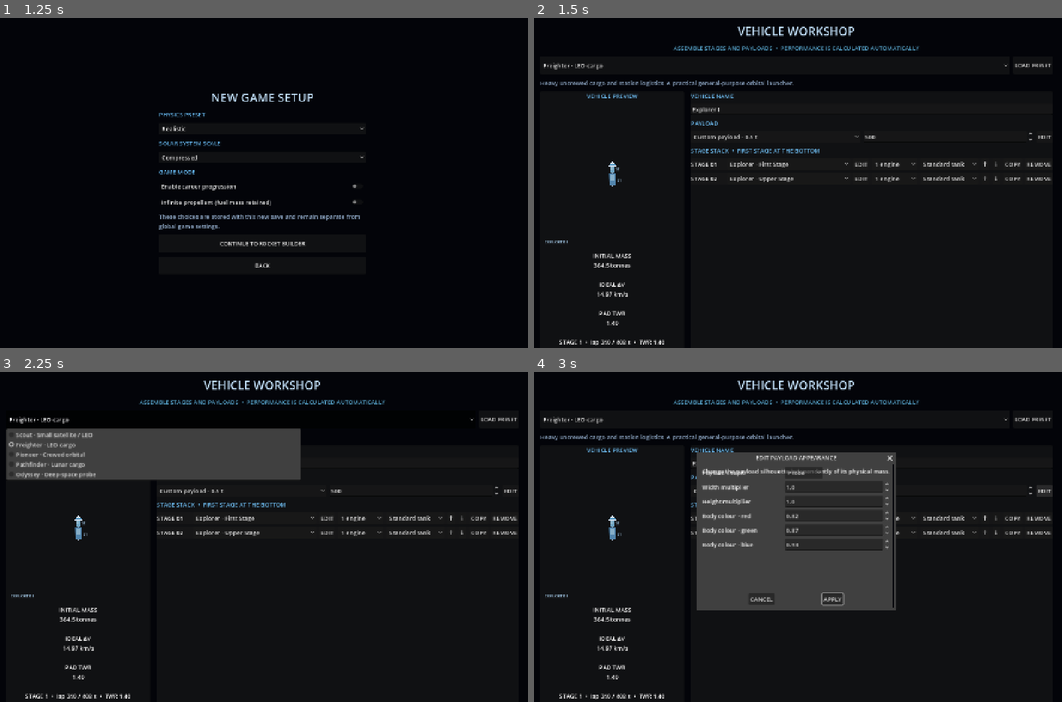
Above: before the commit, frames 1-4 (two rows, left to right).
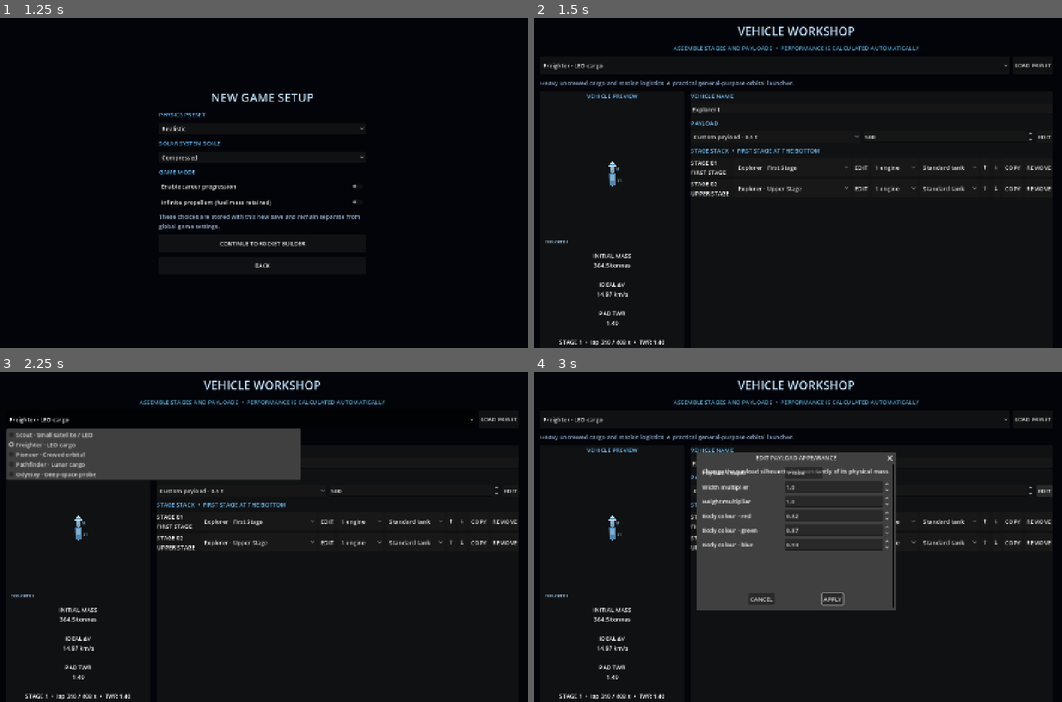
Above: after the commit, the same moments.

Repository: Blagos1195/Gravity-simulator
Game: Godot game, scene res://scenes/main.tscn
Same seed, same stepped clock (60 frames per second), same inputs: the game is played once before the commit and once after it.
Inputs:
- Up to frame 1 (1.25 s): click "NEW GAME" at 0.5 s
- Up to frame 2 (1.5 s): click "CONTINUE TO ROCKET BUILDER" at 1.25 s
- Up to frame 3 (2.25 s): click "Freighter · LEO cargo" at 2 s
- Up to frame 4 (3 s): click "EDIT" at 2.75 s

Frame 1 is identical in both runs. In frame 2, 1.6% of the frame differs, in the area x 29-98%, y 43-55%; in frame 3, 1.6%; in frame 4, 0.7%.

Commit message:
Add custom stage names to workshop

Diff:
--- a/Gravity/scripts/main.gd
+++ b/Gravity/scripts/main.gd
@@ -457,8 +457,9 @@
 		stage_row.add_theme_constant_override("separation", 8)
 		stage_panel.add_child(stage_row)
 		var stage_number := Label.new()
-		stage_number.text = "STAGE %02d" % (stage_index + 1)
-		stage_number.custom_minimum_size.x = 90
+		stage_number.text = "STAGE %02d\n%s" % [stage_index + 1, str(stage.get("name", "CUSTOM STAGE"))]
+		stage_number.custom_minimum_size.x = 112
+		stage_number.autowrap_mode = TextServer.AUTOWRAP_WORD_SMART
 		stage_number.vertical_alignment = VERTICAL_ALIGNMENT_CENTER
 		stage_row.add_child(stage_number)
 		var part_selector := OptionButton.new()
@@ -706,6 +707,18 @@
 	var content := VBoxContainer.new()
 	content.add_theme_constant_override("separation", 8)
 	dialog.add_child(content)
+	var name_row := HBoxContainer.new()
+	var name_label := Label.new()
+	name_label.text = "Stage name"
+	name_label.custom_minimum_size.x = 220
+	name_row.add_child(name_label)
+	var name_input := LineEdit.new()
+	name_input.text = str(stage.get("name", "CUSTOM STAGE"))
+	name_input.placeholder_text = "Stage name"
+	name_input.size_flags_horizontal = Control.SIZE_EXPAND_FILL
+	name_input.tooltip_text = "stage_name"
+	name_row.add_child(name_input)
+	content.add_child(name_row)
 	var layout_row := HBoxContainer.new()
 	var layout_label := Label.new()
 	layout_label.text = "Engine arrangement"
@@ -757,7 +770,7 @@
 	dialog.get_ok_button().text = "APPLY"
 	dialog.get_cancel_button().text = "CANCEL"
 	dialog.confirmed.connect(func():
-		var values: Dictionary = {"engine_layout": str(engine_layout_selector.get_item_metadata(engine_layout_selector.selected))}
+		var values: Dictionary = {"name": name_input.text.strip_edges(), "engine_layout": str(engine_layout_selector.get_item_metadata(engine_layout_selector.selected))}
 		for key in inputs:
 			values[key] = inputs[key].value
 		_apply_stage_editor_values(stage_index, values)
@@ -776,6 +789,9 @@
 	if stage_index < 0 or stage_index >= rocket_design["stages"].size():
 		return
 	var updated_stage: Dictionary = rocket_design["stages"][stage_index].duplicate(true)
+	if values.has("name"):
+		var stage_name := str(values["name"]).strip_edges()
+		updated_stage["name"] = stage_name if not stage_name.is_empty() else "CUSTOM STAGE"
 	if values.has("engine_layout"):
 		updated_stage["engine_layout"] = str(values["engine_layout"])
 	for key in ["dry_mass", "fuel_capacity", "thrust", "vacuum_thrust", "flow", "visual_length_factor", "visual_diameter_factor"]:
